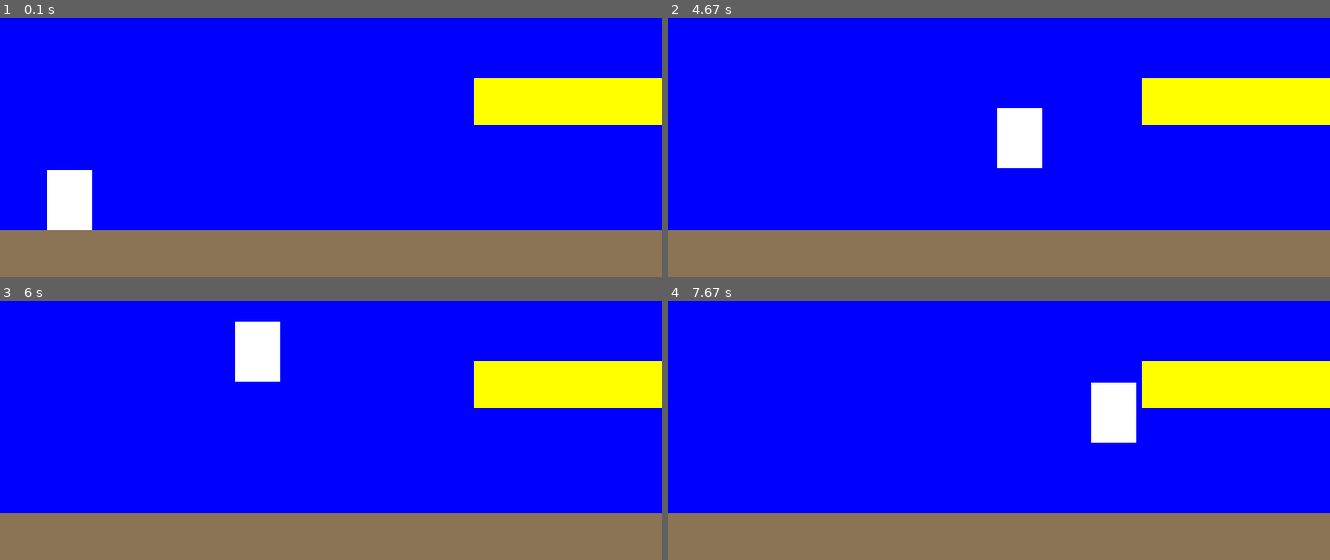
Above: before the commit, frames 1-4 (two rows, left to right).
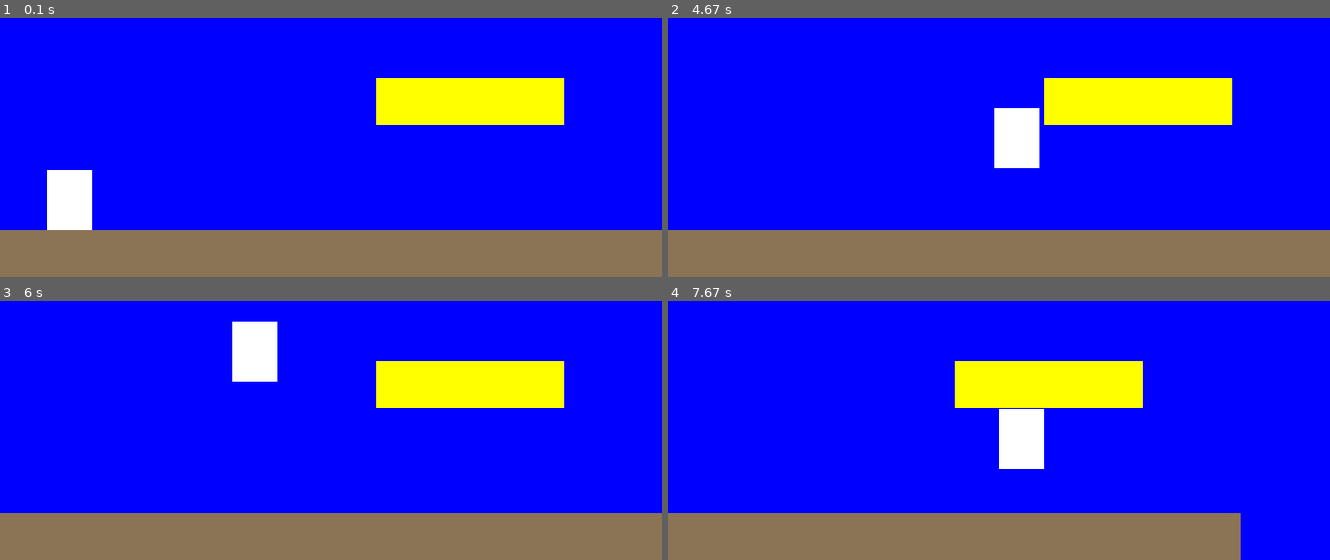
Above: after the commit, the same moments.

Repository: saegl5/myprojects
Game: pygame game, started from mario.py
Two runs of this game, one before a commit and one after it. Both use one fixed random seed, a clock stepped at 60 frames per second and the inputs below.
Inputs (mouse positions are in pixels of both pictures, inside the frame that each line leads up to):
- Up to frame 1 (0.1 s): no input
- Up to frame 2 (4.67 s): hold Right 0.33-0.8 s; move the mouse to (972, 59) at 0.37 s; hold Right 0.83-1.3 s; move the mouse to (1210, 23) at 0.87 s; tap Space at 0.9, 1.2, 1.4, 1.7, 2.4, 2.7, 3.07, 3.37, 3.57, 3.87, 4.07, 4.37, 4.57 s; hold Left 1.33-1.87 s; move the mouse to (840, 41) at 1.37 s; hold Right 2.33-2.97 s; move the mouse to (outside the picture) at 2.37 s; hold Left 3-3.47 s; move the mouse to (1078, 77) at 3.03 s; hold Right 3.5-3.97 s; move the mouse to (outside the picture) at 3.53 s; hold Right 4-4.47 s; move the mouse to (760, 23) at 4.03 s; hold Left from 4.5 s (still down); move the mouse to (1005, 87) at 4.53 s
- Up to frame 3 (6 s): tap Space at 4.87, 5.13, 5.43, 5.57, 5.87 s; release Left at 5.03 s; hold Left 5.07-5.47 s; move the mouse to (outside the picture) at 5.1 s; hold Right from 5.5 s (still down); move the mouse to (503, 394) at 5.53 s
- Up to frame 4 (7.67 s): release Right at 6.13 s; hold Left 6.17-6.63 s; move the mouse to (outside the picture) at 6.2 s; tap Space at 6.23, 6.53, 6.73, 7.03, 7.23, 7.53 s; hold Right 6.67-7.13 s; move the mouse to (outside the picture) at 6.7 s; hold Right 7.17-7.63 s; move the mouse to (outside the picture) at 7.2 s

The runs differ from the first frame. In frame 1, 5.4% of the frame differs, in the area x 56-100%, y 23-42%; in frame 2, 5.6%; in frame 3, 5.6%; in frame 4, 15%, in the area x 43-100%, y 23-100%.

Commit message:
multiple platforms

Diff:
--- a/mario.py
+++ b/mario.py
@@ -24,27 +24,35 @@
 first = True # hopping
 halt = True # walking
 on = True # ground or platform
-l = canvas.SIZE[0] # where world starts moving
+l = canvas.SIZE[0]/2 # where world starts moving
 # Other constants and variables
 
 ground = Rectangle(canvas.SIZE[0], GH)
 ground.rect.left = canvas.screen.get_rect().left
 ground.rect.bottom = canvas.screen.get_rect().bottom
 ground.image.fill(BROWN)
+
 mario = Rectangle(W, H) # see classes.py
 mario.rect.x = 50
 mario.rect.bottom = ground.rect.top
 mario.image.fill(WHITE) # example
-platform = Rectangle(200, 50)
-platform.rect.right = canvas.screen.get_rect().right
-platform.rect.y = 300 # low enough for mario to jump over
-platform.image.fill(YELLOW)
+
+blocks = [  (200, 50, 400, 300),
+            (200, 50, 800, 250),
+            (200, 50, 1300, 100) ]
+# three blocks, "400" overwrites what had before, (w, h, x, y) each, can tidy up
+platforms = pygame.sprite.Group()
+for block in blocks:
+    platform = Rectangle(block[0], block[1])
+    platform.rect.x = block[2] # reverted to x
+    platform.rect.y = block[3] # low enough for mario to jump over
+    platform.image.fill(YELLOW)
+    platforms.add(platform) # brought up
+
 grounds = pygame.sprite.Group()
-platforms = pygame.sprite.Group()
 sprites = pygame.sprite.Group() # all sprites
 grounds.add(ground)
-platforms.add(platform)
-sprites.add(ground, platform, mario) # displays mario in front of ground and platform (order matters)
+sprites.add(grounds, platforms, mario) # displays mario in front of ground and platform (order matters)
 # Other sprites
 
 while True:
@@ -76,16 +84,18 @@
     hit_platform_x = pygame.sprite.spritecollide(mario, platforms, False)
     # could also check if hit_ground, but this is redundant
     if hit_platform_x != []:
-        if x_inc > 0: # mario moving rightward
-            mario.rect.right = platform.rect.left
-        else:
-            mario.rect.left = platform.rect.right
-        if halt == True:
-            x_inc = 0
+        for platform in hit_platform_x:
+            if x_inc > 0: # mario moving rightward
+                mario.rect.right = platform.rect.left
+            else:
+                mario.rect.left = platform.rect.right
+            if halt == True:
+                x_inc = 0
     diff = abs(mario.rect.x - l) # not interested in sign
     if mario.rect.x >= l: # move world leftward
         ground.rect.x -= diff
-        platform.rect.x -= diff
+        for platform in platforms:
+            platform.rect.x -= diff
         mario.rect.x = l # keep mario still
     elif mario.rect.x < l: # move world back
         if ground.rect.x < 0: # resets initial positions
@@ -95,7 +105,8 @@
                 platform.rect.x += diff - gap
             else:
                 ground.rect.x += diff
-                platform.rect.x += diff
+                for platform in platforms:
+                    platform.rect.x += diff
             mario.rect.x = l
 
     mario.rect.y += y_inc # mario.rect.y truncates decimal point, but okay, simply causes delay
@@ -108,14 +119,15 @@
         if halt == True:
             x_inc = 0
     elif hit_platform_y != []:
-        if y_inc < 0: # in jump
-            mario.rect.top = platform.rect.bottom # hits his head
-        else: # falling or plateaued
-            mario.rect.bottom = platform.rect.top
-            on = True
-        y_inc = 0 # unsticks mario from below, and in case mario walks off platform
-        if halt == True:
-            x_inc = 0
+        for platform in hit_platform_y:
+            if y_inc < 0: # in jump
+                mario.rect.top = platform.rect.bottom # hits his head
+            else: # falling or plateaued
+                mario.rect.bottom = platform.rect.top
+                on = True
+            y_inc = 0 # unsticks mario from below, and in case mario walks off platform
+            if halt == True:
+                x_inc = 0
     else: # cycles, fewer for higher values of gravity
         y_inc += 0.5 # gravity, place here otherwise increment will keep running
         on = False
Binary file changed: screenshots/mario.gif
